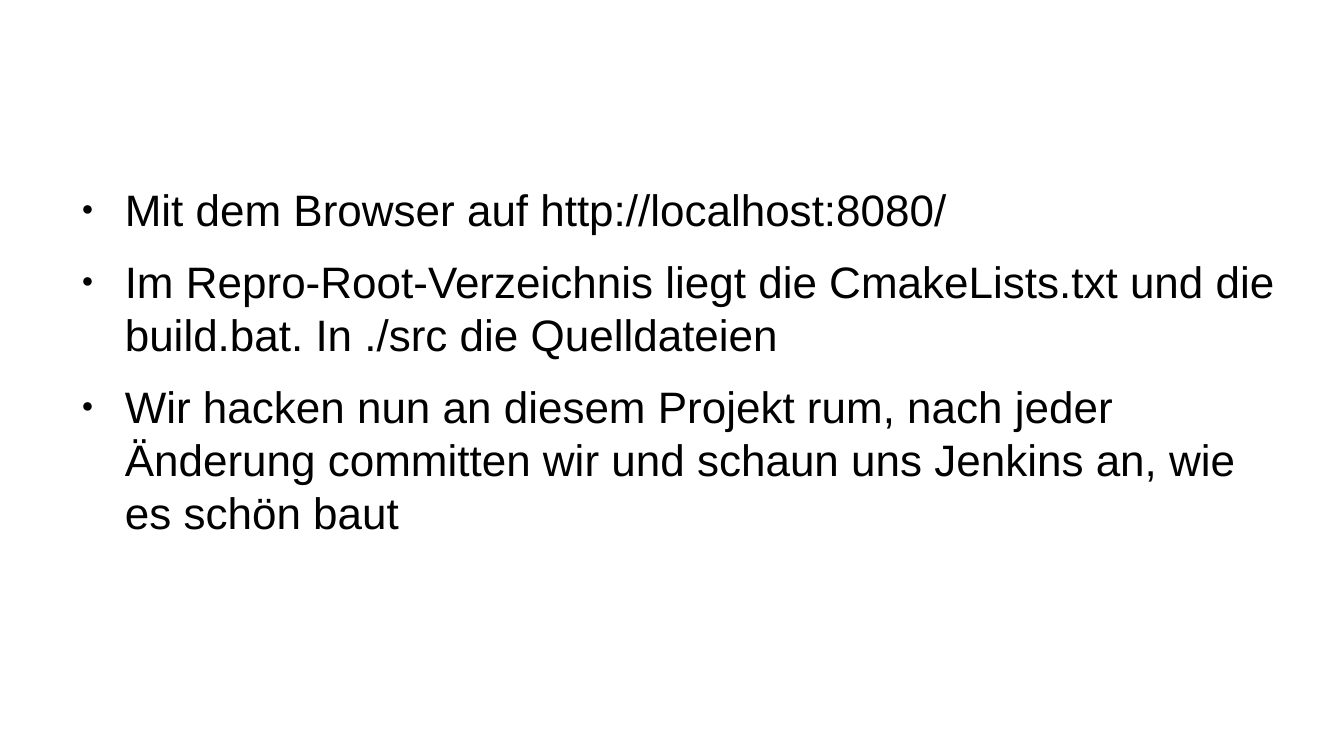
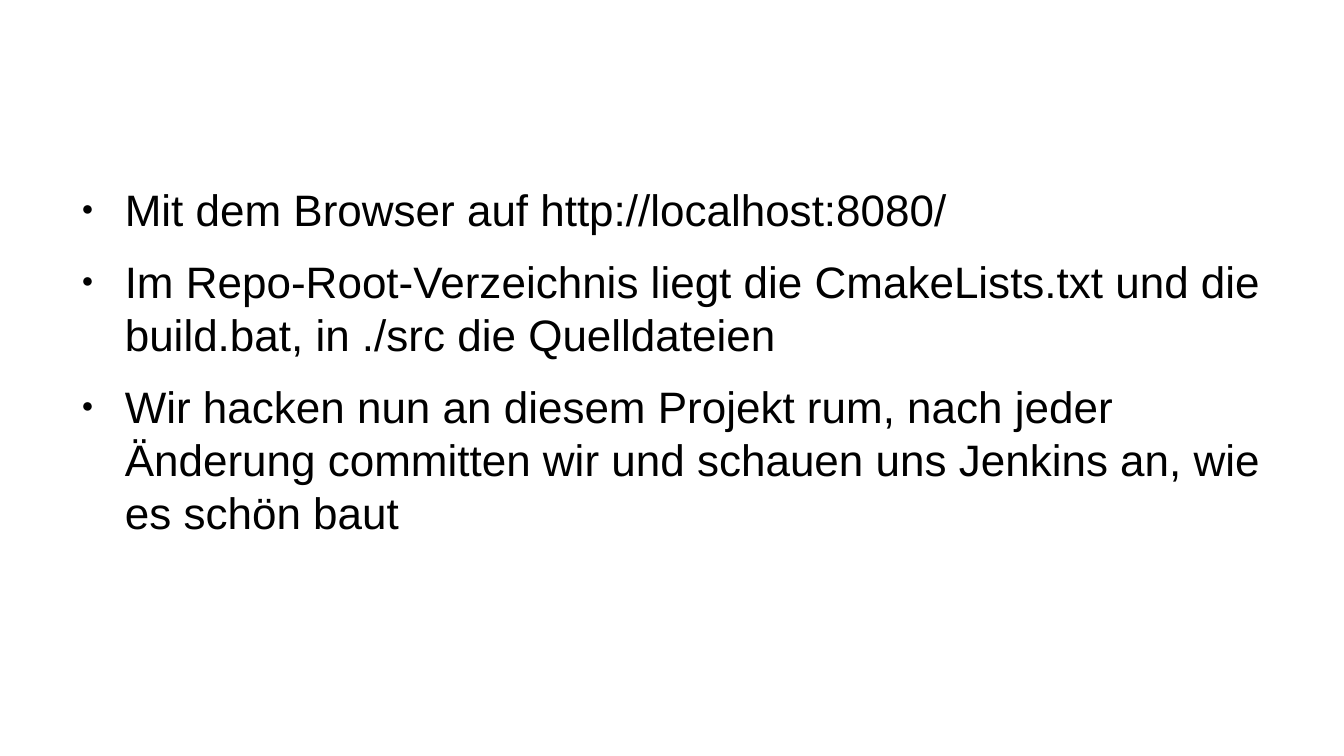
Before and after one commit to carstenkuckuk/CppUGBochum, a slide deck: slide 65 of doc/20180920_CppUGBochum_CI_Jenkins_CMake_GoogleTest.odp. Drawn at 1344x756 pixels with LibreOffice and Linux fonts; fonts in the diff are those of the drawing; background and template pictures are left out. Boxes give left, top, right and bottom in pixels: in the first picture for what was removed or moved away, otherwise in the second. Text is boxed around its words. In the diff, an @@ line names an element or a change of style, - is before the commit and + after.

Commit message:
Typos

```diff
--- a/doc/20180920_CppUGBochum_CI_Jenkins_CMake_GoogleTest.odp
+++ b/doc/20180920_CppUGBochum_CI_Jenkins_CMake_GoogleTest.odp
@@ text at (x1=125, y1=266, x2=1260, y2=530): text changed @@
-● Im Repro-Root-Verzeichnis liegt die CmakeLists.txt und die build.bat. In ./src die Quelldateien
-● Wir hacken nun an diesem Projekt rum, nach jeder Änderung committen wir und schaun uns Jenkins an, wie es schön baut
+● Im Repo-Root-Verzeichnis liegt die CmakeLists.txt und die build.bat, in ./src die Quelldateien
+● Wir hacken nun an diesem Projekt rum, nach jeder Änderung committen wir und schauen uns Jenkins an, wie es schön baut
```
Also in this commit, not shown: 13 other slides changed.
